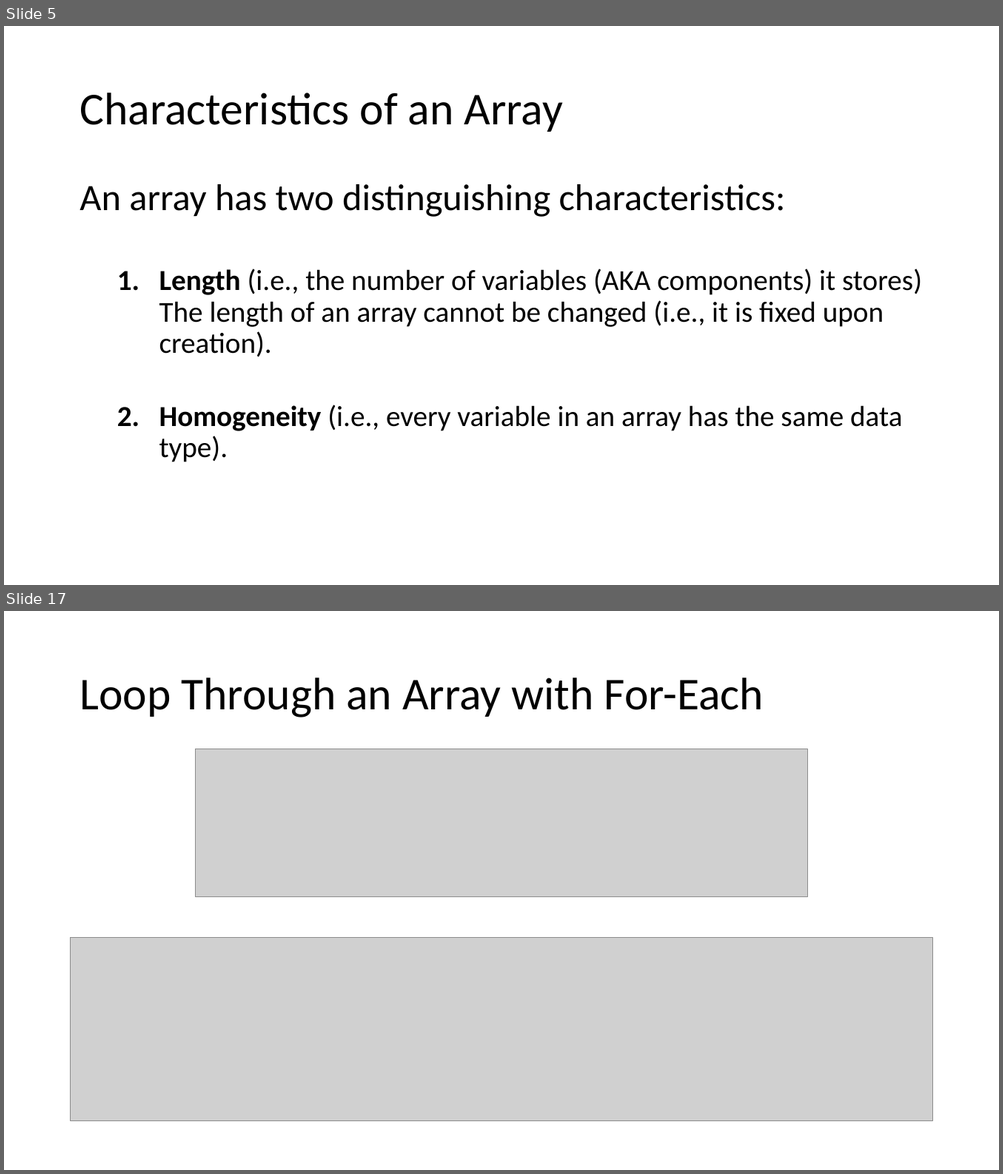
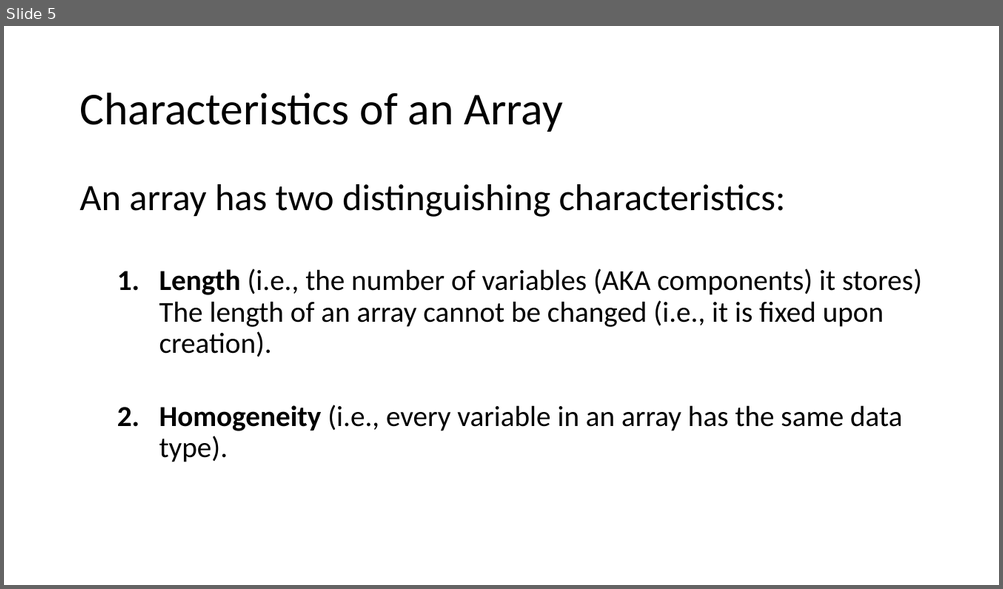
Before and after one commit to danielcregg/powerpoint-to-video, a slide deck: Java Arrays.pptx. Shown one above the other, each under a label of ours: slides 5 and 17 before the commit, slide 5 after it; the slides between them are not shown. The pictures are 1003x1174 and 1003x589 pixels, drawn with LibreOffice and Linux fonts; fonts in the diff are those of the drawing; grey boxes stand for pictures. Boxes give left, top, right and bottom in pixels: in the first picture for what was removed or moved away, otherwise in the second. Text is boxed around its words. In the diff, an @@ line names an element or a change of style, - is before the commit and + after.

Commit message:
Update Java Arrays presentation file with new content

```diff
--- a/Java Arrays.pptx
+++ b/Java Arrays.pptx
@@ slide 17 removed at (x1=4, y1=611, x2=999, y2=1170), background #FFFFFF @@
@@ title removed at (x1=79, y1=678, x2=763, y2=718) @@
-Loop Through an Array with For-Each
@@ picture removed at (x1=196, y1=749, x2=808, y2=897) @@
@@ picture removed at (x1=71, y1=938, x2=932, y2=1122) @@
```
Also in this commit, not shown: 15 other slides removed.
